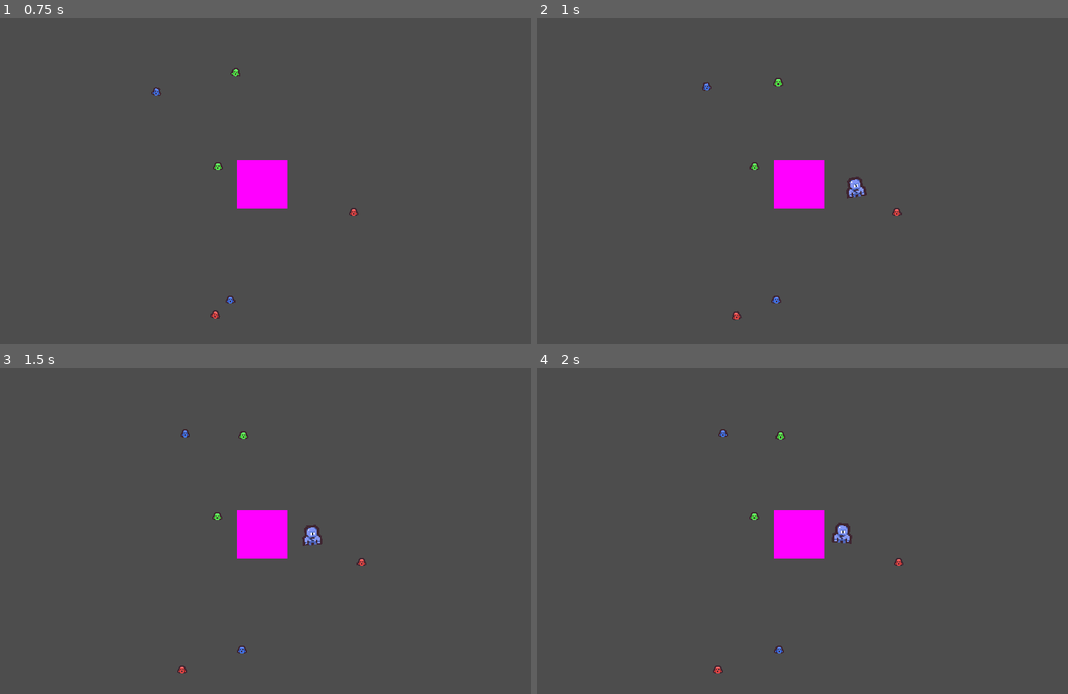
Above: before the commit, frames 1-4 (two rows, left to right).
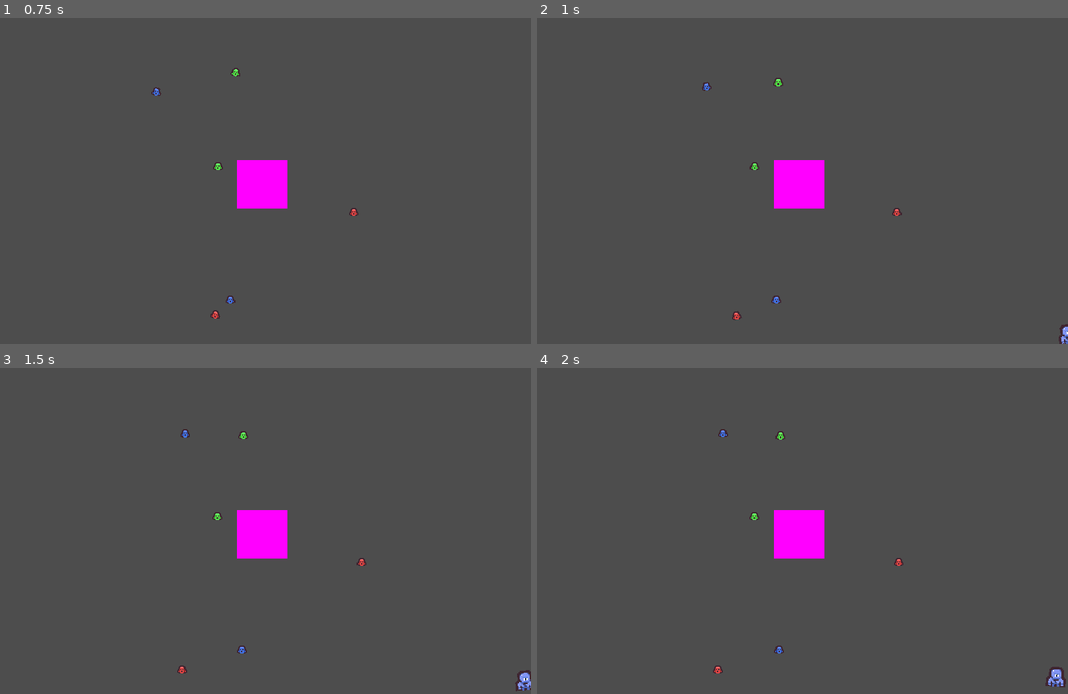
Above: after the commit, the same moments.

Repository: RiddimCrunch/TinyCreature-LudumDare56-
Game: Godot game, scene res://Scenes/World.tscn
Same seed, same stepped clock (60 frames per second), same inputs: the game is played once before the commit and once after it.
Inputs (mouse positions are in pixels of both pictures, inside the frame that each line leads up to):
- Up to frame 1 (0.75 s): move the mouse to (382, 164) at 0.52 s; hold Right (ui_right) from 0.53 s (still down); click (382, 164) at 0.67 s
- Up to frame 2 (1 s): keep holding Right (ui_right); tap Space (Jump) at 0.77 s
- Up to frame 3 (1.5 s): release Right (ui_right) at 1.25 s; drag from (159, 547) to (313, 537) at 1.27 s
- Up to frame 4 (2 s): no input

Frame 1 is identical in both runs. In frame 2, 0.3% of the frame differs, in the area x 58-100%, y 48-100%; in frame 3, 0.4%; in frame 4, 0.4%, in the area x 55-100%, y 47-98%.

Commit message:
fix spawn pos

Diff:
--- a/ludumdare/Scripts/enemy.gd
+++ b/ludumdare/Scripts/enemy.gd
@@ -5,7 +5,7 @@
 
 var targetPosition = Vector2()
 var moveSpeed = 50
-var rotationSpeed = 2
+var rotationSpeed = 0.2
 var angle = 0
 var radius =  100
 var rotating = false
--- a/ludumdare/Scripts/wave_manager.gd
+++ b/ludumdare/Scripts/wave_manager.gd
@@ -42,7 +42,7 @@
 func spawnEnemy() -> void:
 	var enemy = EnemyScene[0].instantiate()
 	enemy.dead.connect(on_dead)
-	enemy.position = SpawnerArray[randi_range(0,7)].position
+	enemy.position = SpawnerArray[randi_range(0,7)].global_position
 	arrayEnemy.append(enemy)
 	add_child(enemy)
 	count += 1
@@ -53,14 +53,15 @@
 	arrayEnemy.remove_at(index)
 
 func setSpawnerPosition() -> void:
-	SpawnerArray[0].position = Vector2(0, 0)
-	SpawnerArray[1].position = Vector2(1152 /2., 0)
-	SpawnerArray[2].position = Vector2(1152, 0)
-	SpawnerArray[3].position = Vector2(0, 648 / 2.)
-	SpawnerArray[4].position = Vector2(1152, 648 / 2.)
-	SpawnerArray[5].position = Vector2(0, 648)
-	SpawnerArray[6].position = Vector2(1152 / 2., 648)
-	SpawnerArray[7].position = Vector2(1152, 648)
+	var screen_size = get_viewport().get_visible_rect().size
+	SpawnerArray[0].global_position = Vector2(0, 0)
+	SpawnerArray[1].global_position = Vector2(screen_size.x /2., 0)
+	SpawnerArray[2].global_position = Vector2(screen_size.x, 0)
+	SpawnerArray[3].global_position = Vector2(0, screen_size.y / 2.)
+	SpawnerArray[4].global_position = Vector2(screen_size.x, screen_size.y / 2.)
+	SpawnerArray[5].global_position = Vector2(0, screen_size.y)
+	SpawnerArray[6].global_position = Vector2(screen_size.x / 2., screen_size.y)
+	SpawnerArray[7].global_position = Vector2(screen_size.x, screen_size.y)
 
 func clear_enemies() -> void:
 	for enemy in arrayEnemy:
